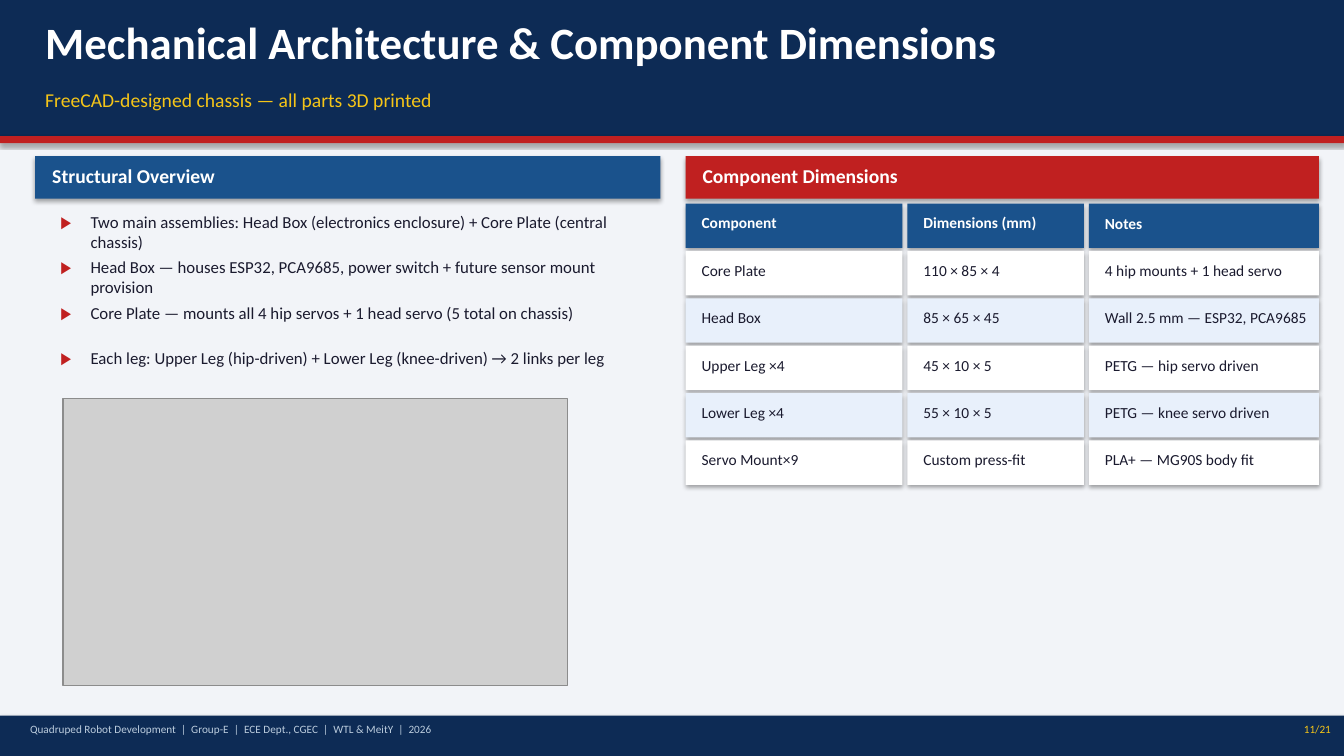
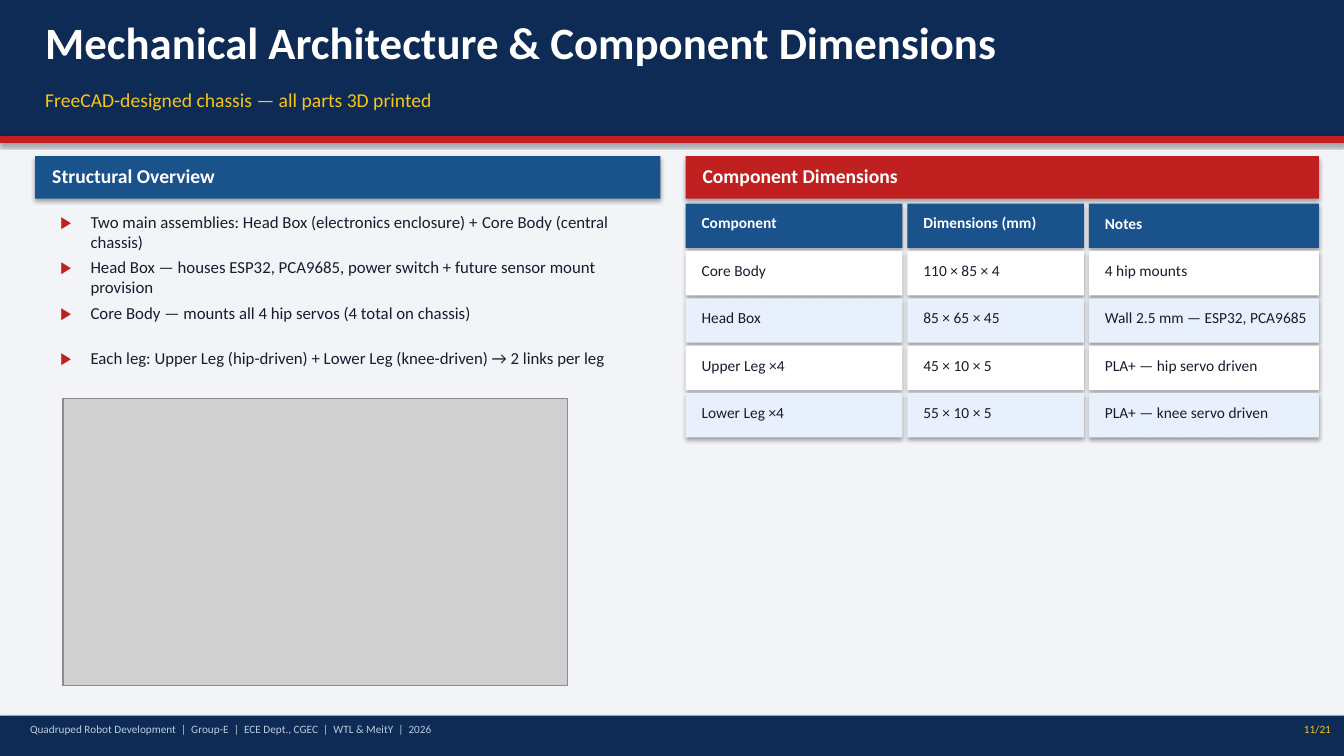
Before and after one commit to Biraj2004/3D-QuadrupedBot-Report, a slide deck: slide 11 of Quadruped_Robot_Presentation.pptx. Drawn at 1344x756 pixels with LibreOffice and Linux fonts; fonts in the diff are those of the drawing; grey boxes stand for pictures. Boxes give left, top, right and bottom in pixels: in the first picture for what was removed or moved away, otherwise in the second. Text is boxed around its words. In the diff, an @@ line names an element or a change of style, - is before the commit and + after.

Commit message:
fix(3D_REPORT): correct material specifications and remove head rotation references
- Change PLA+ references to PLA for core structural components
- Change PETG references to ABS for leg components and engineering filaments
- Remove CH8 head servo channel from servo mapping and wiring diagram
- Remove head rotation DOF reference from project objectives
- Remove head servo mount from core plate specifications
- Update robot top-view diagram to remove head servo positioning
- Correct spacing and formatting inconsistencies throughout document
- Align material specifications with actual fabrication approach

```diff
--- a/Quadruped_Robot_Presentation.pptx
+++ b/Quadruped_Robot_Presentation.pptx
@@ text at [91,216,608,250]: text changed @@
-Two main assemblies: Head Box (electronics enclosure) + Core Plate (central chassis)
+Two main assemblies: Head Box (electronics enclosure) + Core Body (central chassis)
@@ text at [702,265,766,279]: text changed @@
-Core Plate
+Core Body
@@ text at [1105,265,1187,279]: text changed @@
-4 hip mounts + 1 head servo
+4 hip mounts
@@ text at [91,307,471,322]: text changed @@
-Core Plate — mounts all 4 hip servos + 1 head servo (5 total on chassis)
+Core Body — mounts all 4 hip servos (4 total on chassis)
@@ text at [1105,360,1258,374]: text changed @@
-PETG — hip servo driven
+PLA+ — hip servo driven
@@ text at [1105,407,1269,418]: text changed @@
-PETG — knee servo driven
+PLA+ — knee servo driven
@@ rectangle removed at [686,441,902,485] @@
@@ rectangle removed at [907,441,1084,485] @@
@@ rectangle removed at [1089,441,1319,485] @@
@@ text removed at [702,455,798,465] @@
-Servo Mount×9
@@ text removed at [923,454,1026,468] @@
-Custom press-fit
@@ text removed at [1105,454,1254,468] @@
-PLA+ — MG90S body fit
```
Also in this commit, not shown: 13 other slides changed, 1 other file.
